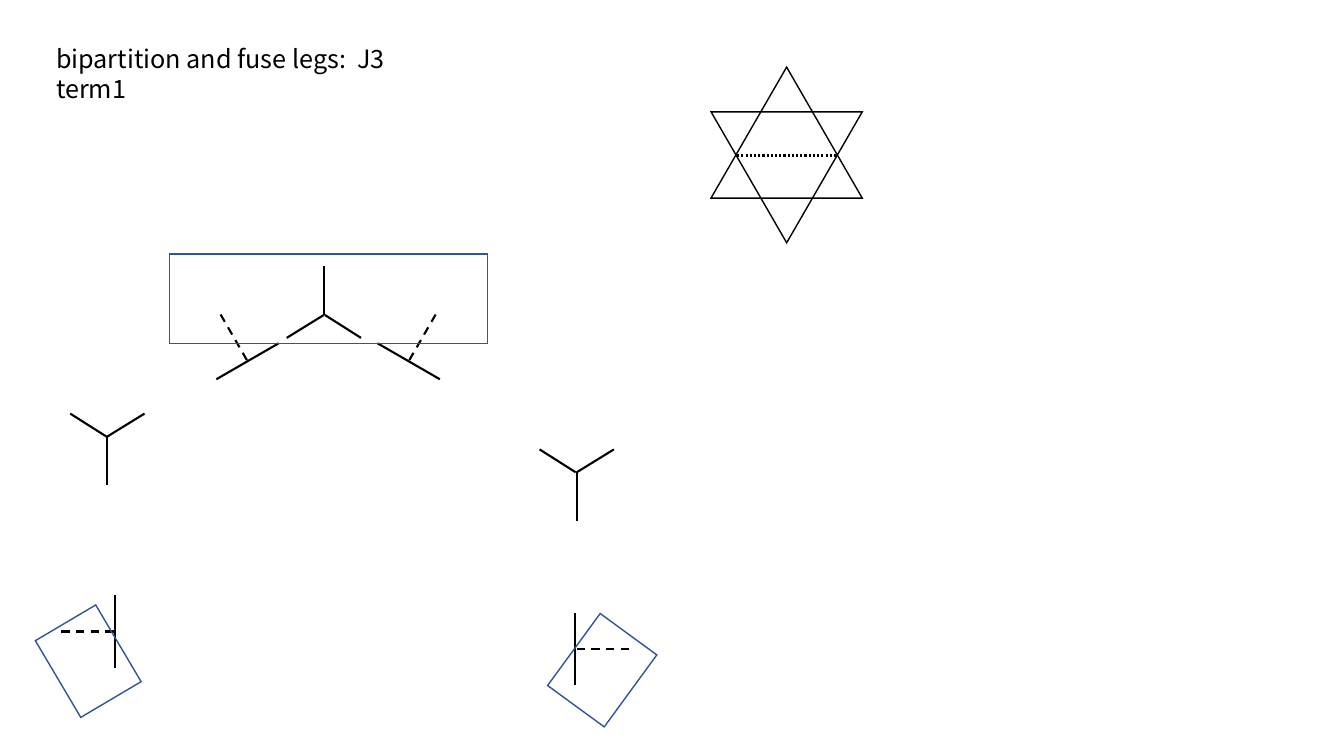
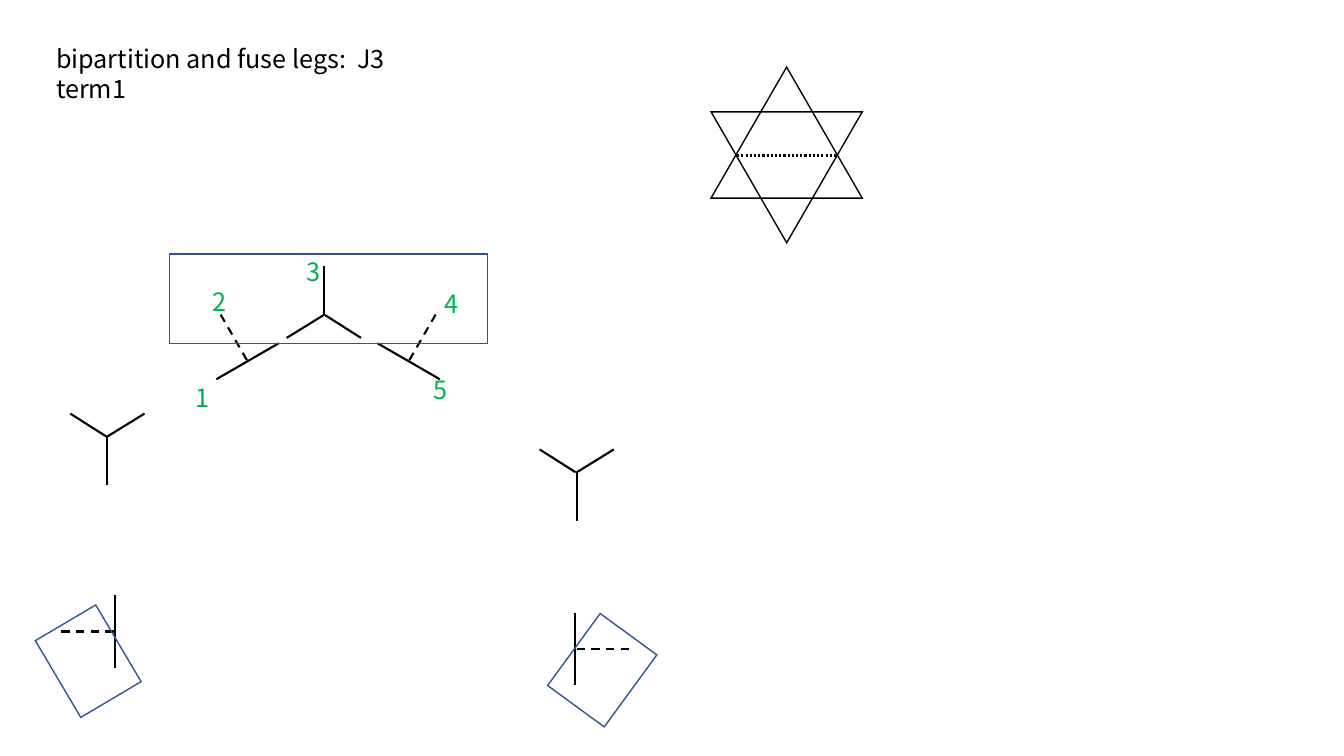
Before and after one commit to niusen/Symmetric_IPEPS, a slide deck: slide 15 of kagome/simple_update/Unitcell.pptx (slide 14 before the commit). Drawn at 1344x756 pixels with LibreOffice and Linux fonts; fonts in the diff are those of the drawing. Boxes give left, top, right and bottom in pixels: in the first picture for what was removed or moved away, otherwise in the second. Text is boxed around its words. In the diff, an @@ line names an element or a change of style, - is before the commit and + after.

```diff
--- a/kagome/simple_update/Unitcell.pptx
+++ b/kagome/simple_update/Unitcell.pptx
@@ text added at bbox=[306, 262, 320, 282], 18 pt, text #00B050 @@
+3
@@ text added at bbox=[213, 292, 227, 317], 18 pt, text #00B050 @@
+2
@@ text added at bbox=[445, 294, 459, 313], 18 pt, text #00B050 @@
+4
@@ text added at bbox=[196, 388, 210, 407], 18 pt, text #00B050 @@
+1
@@ text added at bbox=[434, 375, 448, 400], 18 pt, text #00B050 @@
+5
```
Also in this commit, not shown: 4 other slides changed, 1 slide added, 6 other files.
